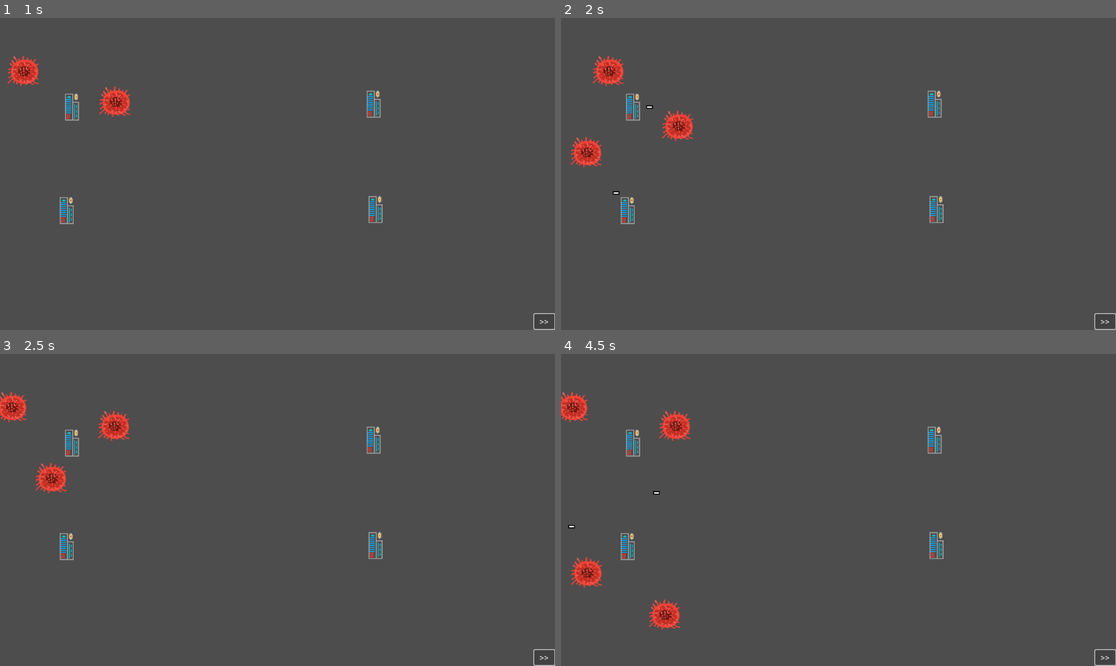
Above: before the commit, frames 1-4 (two rows, left to right).
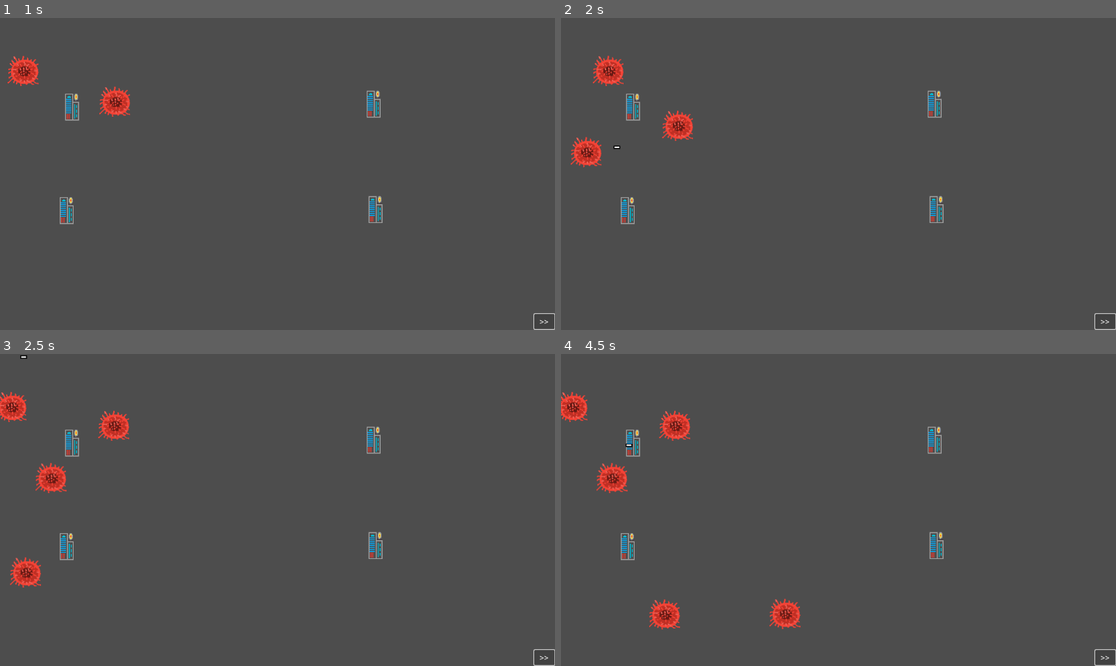
Above: after the commit, the same moments.

Repository: pbagnoud/minijam183
Game: Godot game, scene res://Scenes/main.tscn
Two runs of this game, one before a commit and one after it. Both use one fixed random seed, a clock stepped at 60 frames per second and the inputs below. This scene is started directly instead of the project's main scene.
Inputs:
- Up to frame 1 (1 s): click ">>" at 0.5 s
- Up to frame 2 (2 s): click ">>" at 1.25 s
- Up to frame 3 (2.5 s): click ">>" at 2 s
- Up to frame 4 (4.5 s): no input

Frame 1 is identical in both runs. In frame 2, less than 0.1% of the frame differs, in the area x 9-17%, y 28-57%; in frame 3, 0.4%; in frame 4, 1.2%, in the area x 1-44%, y 28-89%.

Commit message:
towers not synch

Diff:
--- a/minijam183/Scenes/tower.tscn
+++ b/minijam183/Scenes/tower.tscn
@@ -24,9 +24,8 @@
 wait_time = 1.246
 
 [node name="tower_start_timer" type="Timer" parent="."]
-wait_time = 1.028
+wait_time = 2.0
 one_shot = true
-autostart = true
 
 [connection signal="timeout" from="tower_timer" to="." method="_on_tower_timer_timeout"]
 [connection signal="timeout" from="tower_start_timer" to="." method="_on_tower_start_timer_timeout"]
--- a/minijam183/Scripts/main.gd
+++ b/minijam183/Scripts/main.gd
@@ -6,6 +6,13 @@
 @onready var path_2d: Path2D = $Path2D
 
 @onready var upgrade_screen: Control = $UpgradeScreen
+
+@onready var tower_1: StaticBody2D = $Tower1
+@onready var tower_2: StaticBody2D = $Tower2
+@onready var tower_3: StaticBody2D = $Tower3
+@onready var tower_4: StaticBody2D = $Tower4
+
+
 
 
 func _process(delta):
@@ -20,7 +27,18 @@
 
 
 func _ready():
+	tower_1.set_start_time(0.05)
+	tower_2.set_start_time(0.8)
+	tower_3.set_start_time(0.5)
+	tower_4.set_start_time(0.3)
+
+	tower_1.start_start_timer()
+	tower_2.start_start_timer()
+	tower_3.start_start_timer()
+	tower_4.start_start_timer()
 	_on_upgrade_screen_finished()
+
+
 
 func _on_upgrade_screen_finished():
 	print('new_round')
--- a/minijam183/Scripts/tower.gd
+++ b/minijam183/Scripts/tower.gd
@@ -18,8 +18,6 @@
 var closestDistance: int
 var cooldown: float = 1.5 #tower_timer.wait_time=cooldown
 var lifespan_bullet : int = 0.8
-
-var ready_to_start_firing : bool = false
 
 
 
@@ -82,3 +80,10 @@
 		bullet_timer.start()
 		bullet_timer.wait_time=lifespan_bullet
 	pass
+
+
+func set_start_time(time):
+	tower_start_timer.wait_time = time
+
+func start_start_timer():
+	tower_start_timer.start()
